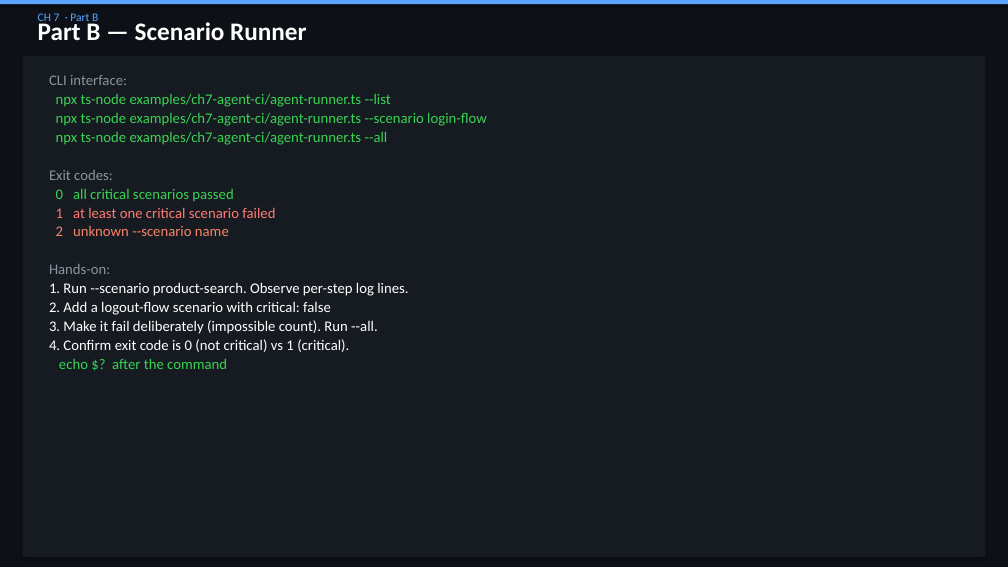
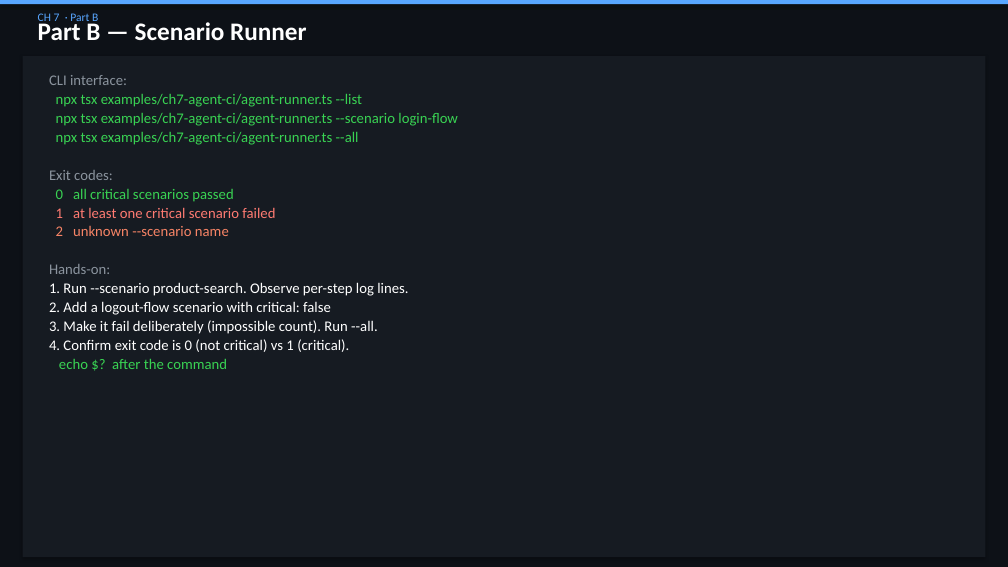
Before and after one commit to QA-Olympians-Academy/web-detective, a slide deck: slide 75 of web-detective-workshop.pptx. Drawn at 1008x567 pixels with LibreOffice and Linux fonts; fonts in the diff are those of the drawing. Boxes give left, top, right and bottom in pixels: in the first picture for what was removed or moved away, otherwise in the second. Text is boxed around its words. In the diff, an @@ line names an element or a change of style, - is before the commit and + after.

Commit message:
fix ts-node

```diff
--- a/web-detective-workshop.pptx
+++ b/web-detective-workshop.pptx
@@ text at box(56, 94, 458, 145): text changed @@
-npx ts-node examples/ch7-agent-ci/agent-runner.ts --list
-npx ts-node examples/ch7-agent-ci/agent-runner.ts --scenario login-flow
-npx ts-node examples/ch7-agent-ci/agent-runner.ts --all
+npx tsx examples/ch7-agent-ci/agent-runner.ts --list
+npx tsx examples/ch7-agent-ci/agent-runner.ts --scenario login-flow
+npx tsx examples/ch7-agent-ci/agent-runner.ts --all
```
Also in this commit, not shown: 8 other slides changed, 29 other files.
